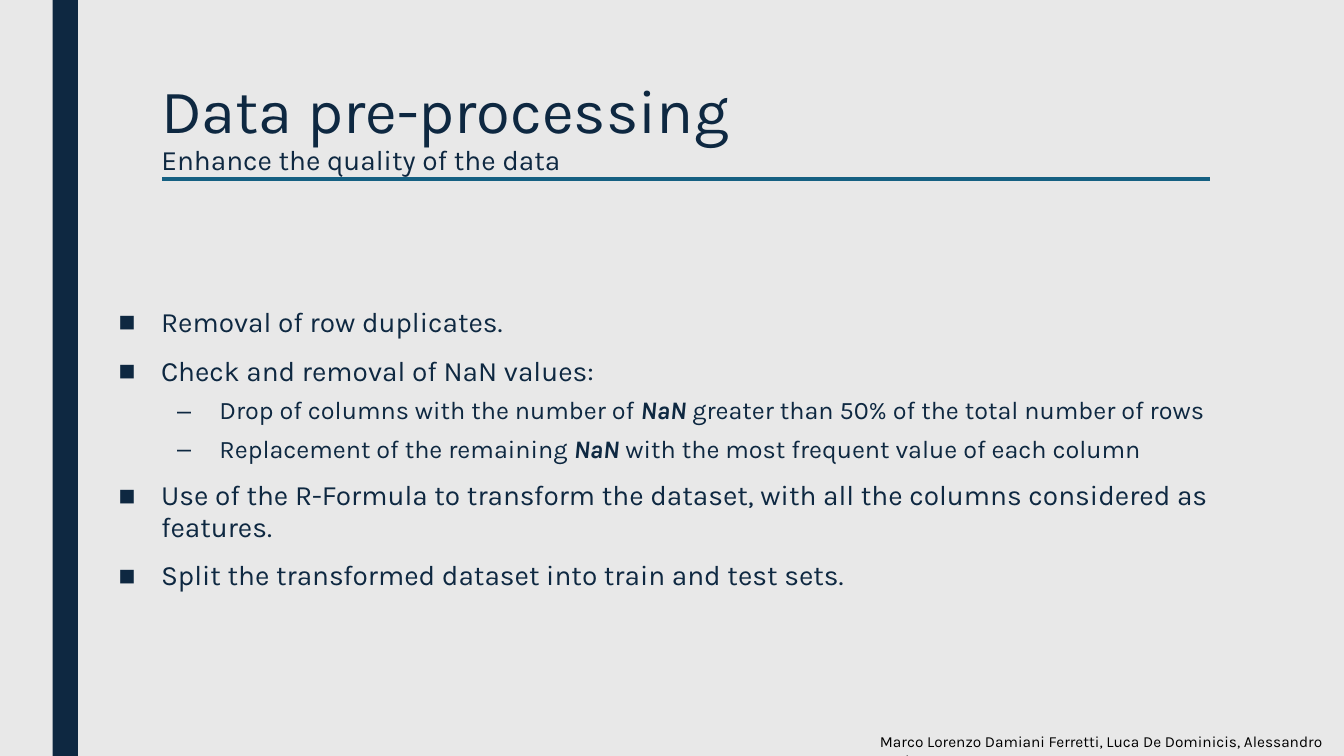
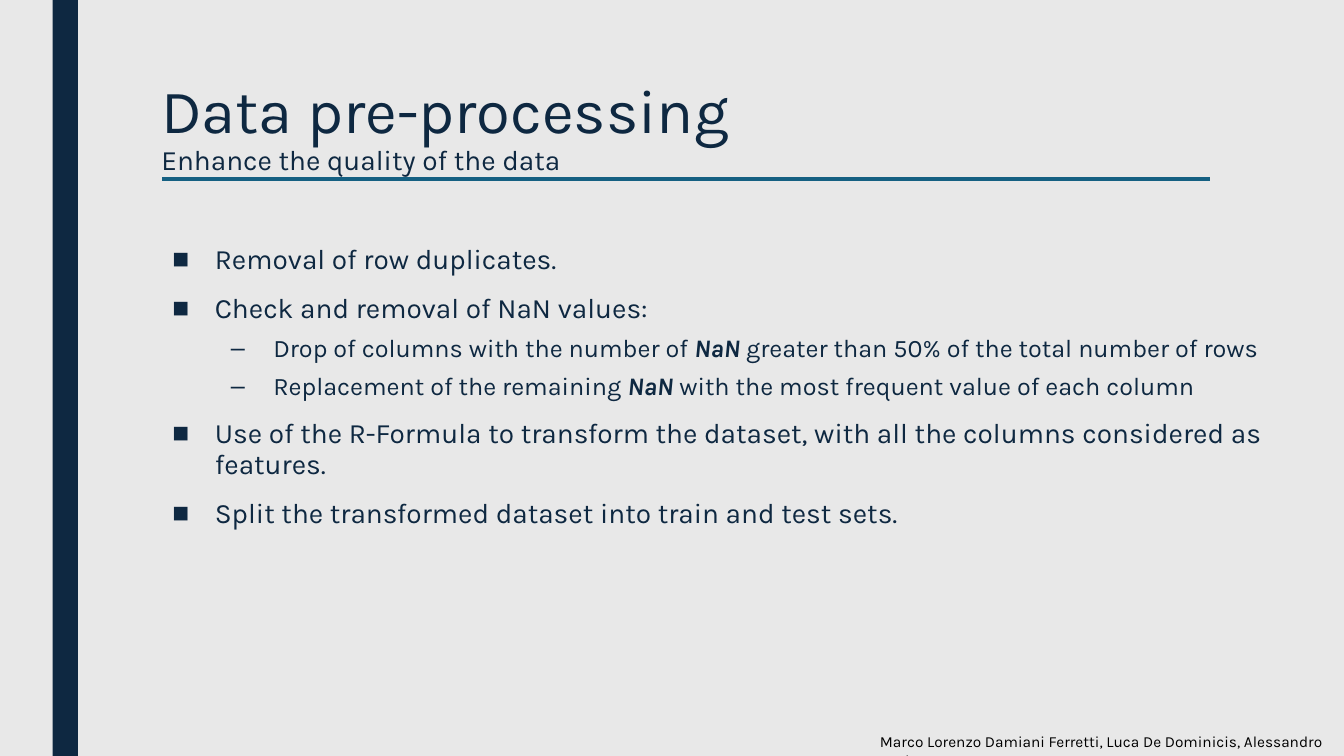
Before and after one commit to luca-de-dominicis/Big_Data_Analytics, a slide deck: slide 4 of BDA-Presentation.pptx. Drawn at 1344x756 pixels with LibreOffice and Linux fonts; fonts in the diff are those of the drawing. Boxes give left, top, right and bottom in pixels: in the first picture for what was removed or moved away, otherwise in the second. Text is boxed around its words. In the diff, an @@ line names an element or a change of style, - is before the commit and + after.

```diff
--- a/BDA-Presentation.pptx
+++ b/BDA-Presentation.pptx
@@ text "Removal of row duplicates.": place and size @@
-text "Removal of row duplicates." at (161,312,1207,592)
+text "Removal of row duplicates." at (215,249,1261,530)
```
Also in this commit, not shown: 9 other slides changed.
